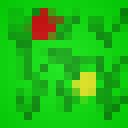
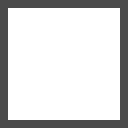
The second (128, 128) image is a revision of the first. Changes to its layers:
added layer "border" above "gradient thing" over [0, 0, 128, 128]
hid "gradient thing" over [0, 0, 128, 128]
hid "flowers" over [24, 8, 96, 104]
hid "grass decoration" over [8, 8, 128, 120]
hid "green" over [0, 0, 128, 128]
